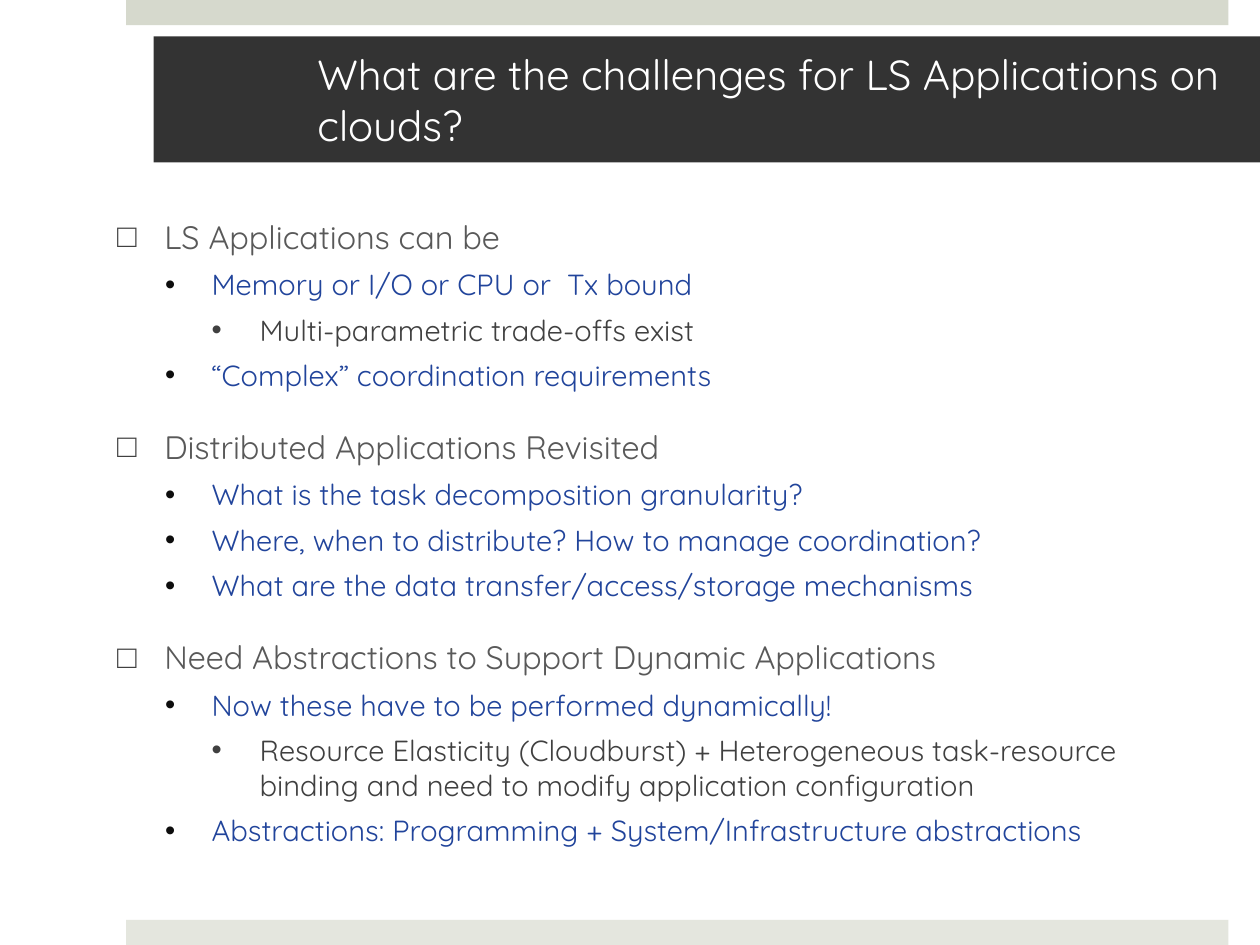
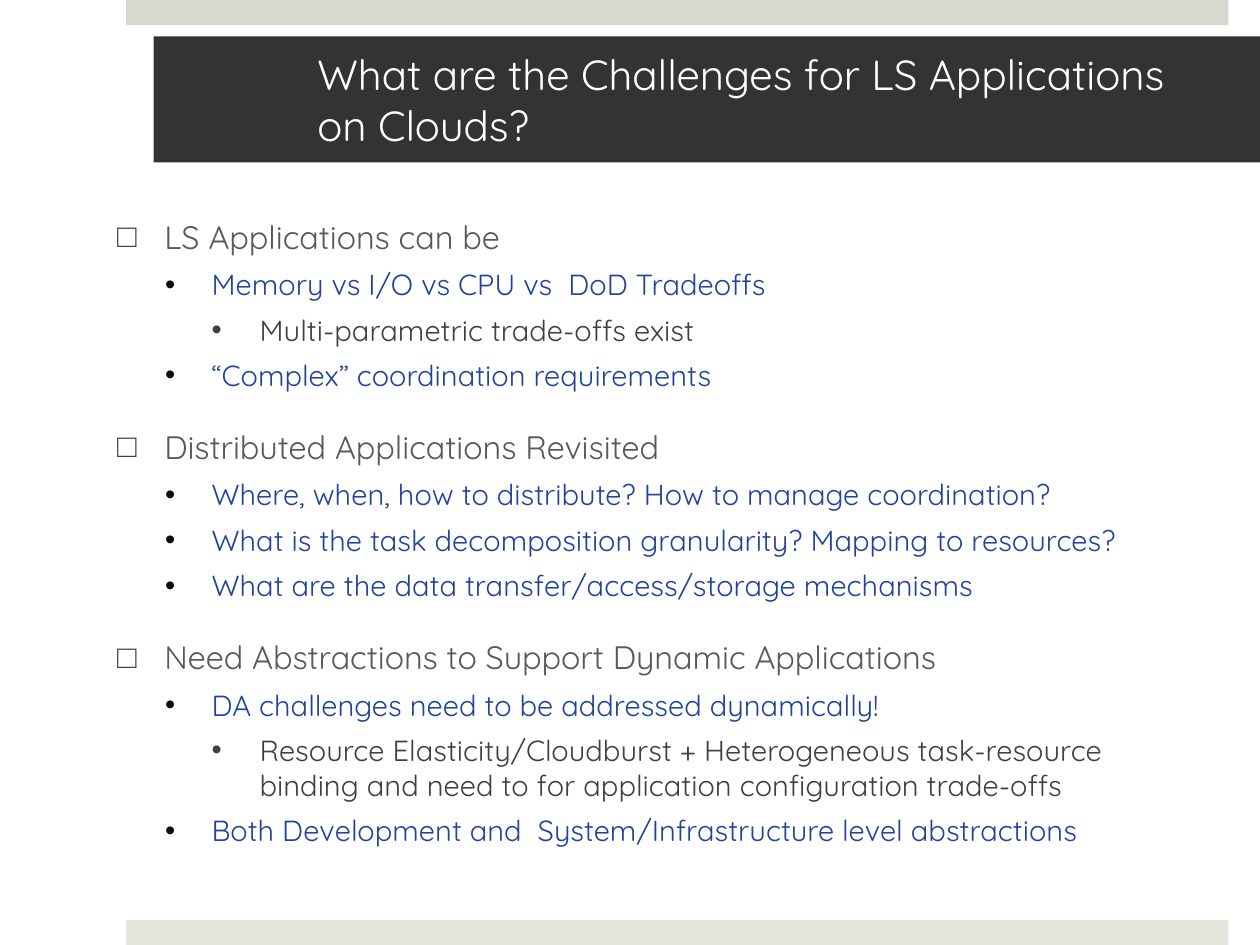
Before and after one commit to saga-project/saga-cpp-legacy-projects, a slide deck: slide 12 of saga-talks/abstractions_for_ls-microsoft.pptx. Drawn at 1260x945 pixels with LibreOffice and Linux fonts; fonts in the diff are those of the drawing; background and template pictures are left out. Boxes give left, top, right and bottom in pixels: in the first picture for what was removed or moved away, otherwise in the second. Text is boxed around its words. In the diff, an @@ line names an element or a change of style, - is before the commit and + after.

```diff
--- a/saga-talks/abstractions_for_ls-microsoft.pptx
+++ b/saga-talks/abstractions_for_ls-microsoft.pptx
@@ title at (317,59,1164,142): text changed @@
-What are the challenges for LS Applications on clouds?
+What are the Challenges for LS Applications on Clouds?
@@ text at (212,272,766,301): text changed @@
-  • Memory or I/O or CPU or Tx bound
+  • Memory vs I/O vs CPU vs DoD Tradeoffs
@@ text at (212,483,1115,557): text changed @@
-  • What is the task decomposition granularity?
-  • Where, when to distribute? How to manage coordination?
+  • Where, when, how to distribute? How to manage coordination?
+  • What is the task decomposition granularity? Mapping to resources?
@@ text at (212,694,1102,847): text changed @@
-  • Now these have to be performed dynamically!
-    • Resource Elasticity (Cloudburst) + Heterogeneous task-resource binding and need to modify application configuration
-  • Abstractions: Programming + System/Infrastructure abstractions
+  • DA challenges need to be addressed dynamically!
+    • Resource Elasticity/Cloudburst + Heterogeneous task-resource binding and need to for application configuration trade-offs
+  • Both Development and System/Infrastructure level abstractions
```
Also in this commit, not shown: 18 other slides changed.
